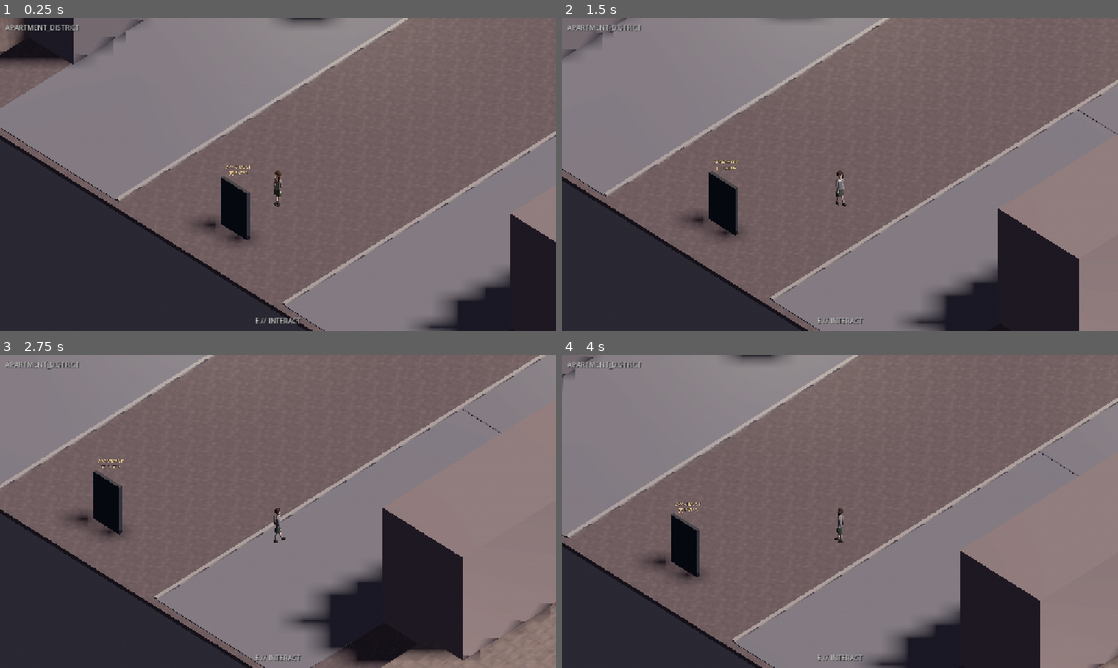
Above: before the commit, frames 1-4 (two rows, left to right).
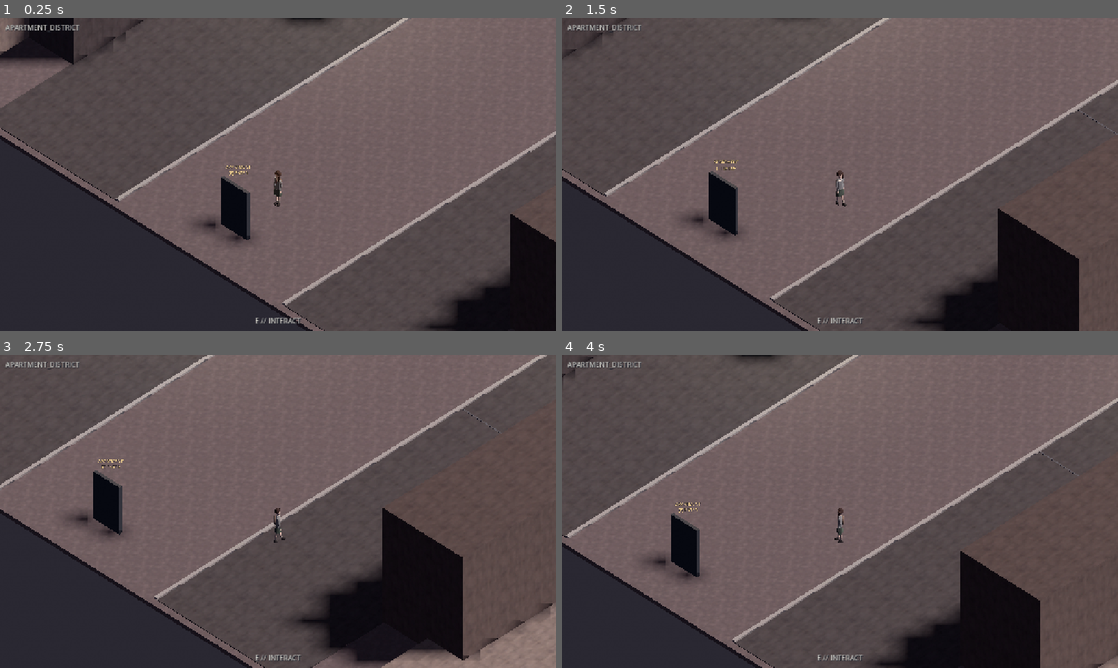
Above: after the commit, the same moments.

Repository: webtilians/lain
Game: Godot game, scene res://scenes/apartment_district/ApartmentDistrict.tscn
The game is run twice, just before and just after one commit, with the same random seed, the same clock (stepped at 60 frames per second) and the same inputs. This scene is started directly instead of the project's main scene.
Inputs (mouse positions are in pixels of both pictures, inside the frame that each line leads up to):
- Up to frame 1 (0.25 s): no input
- Up to frame 2 (1.5 s): tap Enter at 0.5 s; move the mouse to (962, 158) at 0.52 s; hold D (move_right) 0.53-1.28 s; hold E (interact) 0.53-1.28 s; move the mouse to (728, 190) at 1.27 s; hold S (move_backward) from 1.28 s (still down); tap J at 1.35 s
- Up to frame 3 (2.75 s): move the mouse to (333, 442) at 2.02 s; release S (move_backward) at 2.03 s; hold D (move_right) from 2.03 s (still down); hold E (interact) from 2.03 s (still down)
- Up to frame 4 (4 s): move the mouse to (812, 574) at 2.77 s; release D (move_right) at 2.78 s; release E (interact) at 2.78 s; hold W (move_forward) 2.78-3.53 s; tap J at 2.85 s; move the mouse to (1006, 558) at 3.52 s; hold A (move_left) from 3.53 s (still down); hold E (interact) from 3.53 s (still down)

The runs differ from the first frame. In frame 1, 35% of the frame differs, in the area x 0-100%, y 0-100%; in frame 2, 39%; in frame 3, 39%; in frame 4, 41%.

Commit message:
fix(visual07): name procedural meshes for triplanar façade texture assignment

Diff:
--- a/client/scripts/world/PrologueDistrictEntrances.gd
+++ b/client/scripts/world/PrologueDistrictEntrances.gd
@@ -63,6 +63,7 @@
 	holder.name = name_text
 	holder.position = pos
 	var mesh := MeshInstance3D.new()
+	mesh.name = "Mesh"
 	var box := BoxMesh.new()
 	box.size = size
 	mesh.mesh = box
